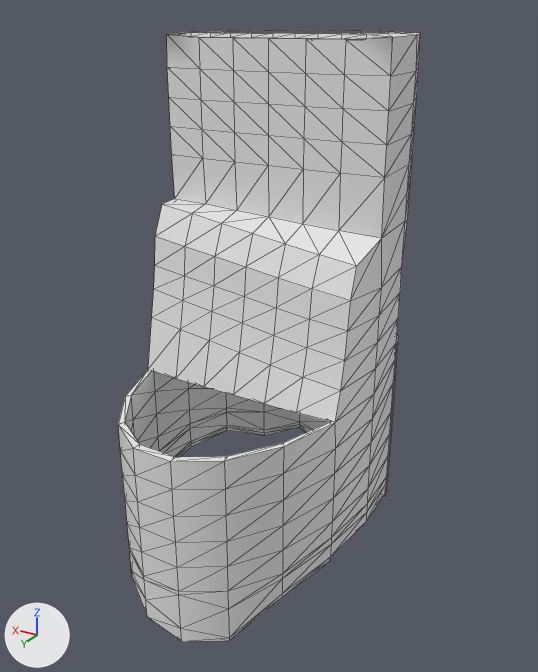
What one commit did to the FBX model BuildingBlocks/Content/Assets/TowerAssets/Tower_Sleeve_v2.FBX.
Both versions are drawn from a camera (50 mm lens) standing at (-93.5, 157.5, 151.8) and looking at (-0.1, 1.8, 73.9). The lights are fixed; the arrows at lower left show +X, +Y and +Z. Mesh edges are drawn as thin lines. Where no turn or scale is listed for an object, it has been applied to the vertices.

In view in the first picture: 'TowerSleeve2'.
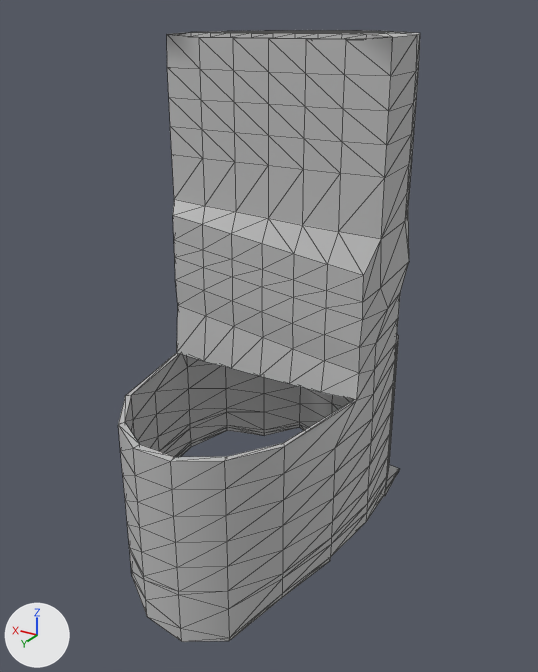
Pixel boxes (x1, y1, x2, y2) of what changed, in the pictures (538 x 672 px; the box of a moved part takes in the faces that stretch with it):
'TowerSleeve2', recoloured, reshaped, shading changed: (118, 30, 420, 642) in both
part 1 of me_mesh, moved or reshaped: (118, 154, 410, 515) in both
part 2 of me_mesh, moved or reshaped: before (383, 471, 389, 497); after (383, 465, 400, 497)
part 3 of me_mesh, shading changed: (118, 30, 420, 642) in both

Diff of the bpy script that builds the scene:
```diff
--- a/BuildingBlocks/Content/Assets/TowerAssets/Tower_Sleeve_v2.FBX.py
+++ b/BuildingBlocks/Content/Assets/TowerAssets/Tower_Sleeve_v2.FBX.py
@@ mat_texture_wall @@
+mat_texture_wall = principled_material('Texture Wall')
+mat_texture_wall.base_color = (0.5, 0.5, 0.5)  # grey #bcbcbc
+mat_texture_wall.roughness = 0.762
@@ me_mesh @@
 me_mesh.from_pydata(...)  # 726 vertices, 1460 faces; spans x -30.1..30.1, y -51.3..51.3, z 7.1..148.1
 # used by ob_towersleeve2; location = (0.0, 0.0, 0.0)
-me_mesh.vertices[9].co = (-28.2, -18.1, 21.0)  # pixel (385, 496)
-me_mesh.vertices[10].co = (-23.0, -33.6, 12.1)  # pixel (387, 490)
-me_mesh.vertices[11].co = (-15.0, -45.1, 7.1)
-me_mesh.vertices[28].co = (-23.0, -33.5, 14.2)  # pixel (387, 485)
-me_mesh.vertices[29].co = (-15.0, -45.1, 14.2)
-me_mesh.vertices[373].co = (-22.1, -32.2, 12.1)
+# me_mesh part 1: 137 of 726 vertices moved; they spanned x -30.1..30.1, y -51.3..33.5, z 56.9..109.7 and now span x -30.1..30.0, y -51.3..33.4, z 56.9..113.9; mean shift (0.0, -5.6, 0.1); largest move (9.1, 17.1, 64.0) -> (9.1, 4.5, 64.0)
+# me_mesh part 2
+me_mesh.vertices[9].co = (-28.1, -18.2, 21.1)  # pixel (385, 496)
+me_mesh.vertices[10].co = (-22.1, -46.3, 12.8)  # pixel (399, 468)
+me_mesh.vertices[11].co = (-14.7, -45.3, 7.1)
+me_mesh.vertices[28].co = (-22.2, -33.6, 14.9)
+me_mesh.vertices[29].co = (-14.9, -45.2, 14.3)
+me_mesh.vertices[373].co = (-22.1, -44.9, 12.1)  # pixel (398, 472)
+# me_mesh part 3: edges marked sharp go from 293 to 270
+me_mesh.materials.append(mat_texture_wall)  # grey #bcbcbc
```
